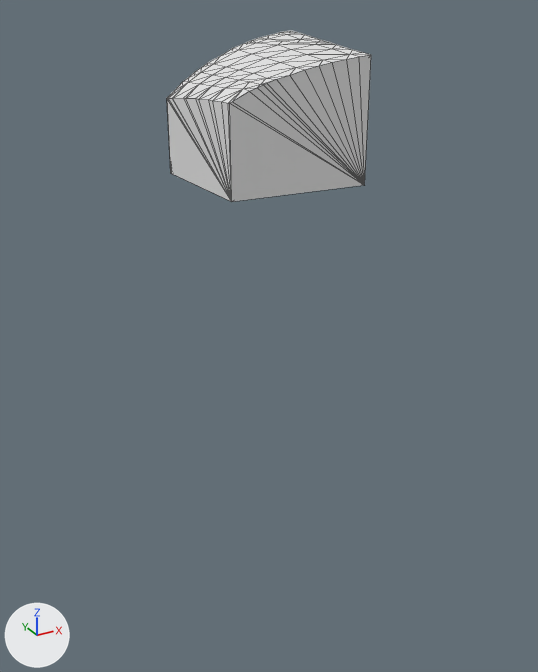
The glTF model assets/terrain/surface_pieces/surf_1_35.glb as it was, and as the next commit left it.
Before and after are seen from a 50 mm camera at (-115.0, -90.5, -24.5) aimed at (-102.0, -67.0, -36.3). The lights are fixed; the arrows at lower left show +X, +Y and +Z. The picture after the commit comes second. Mesh edges are drawn as thin lines. Where no turn or scale is listed for an object, it has been applied to the vertices.

Names of what the first picture shows: 'geometry_0'.
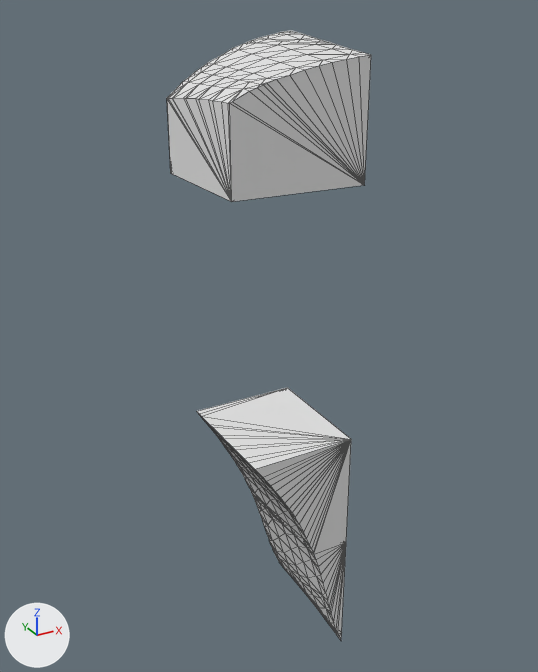
Where the change shows, as pixel boxes [x1, y1, x2, y2] in the pictures (538 x 672 px):
'layer_3', added
    after: [197, 388, 351, 554]
'layer_4', added
    after: [252, 494, 346, 634]
'layer_5', added
    after: [286, 571, 341, 640]

Diff of the bpy script that builds the scene:
```diff
--- a/assets/terrain/surface_pieces/surf_1_35.glb.py
+++ b/assets/terrain/surface_pieces/surf_1_35.glb.py
@@ me_layer_5 @@
+me_layer_5.from_pydata(...)  # 28 vertices, 52 faces; spans x -100.19..-100.0, y -70.0..-65.0, z -50.51..-50.0
@@ me_layer_4 @@
+me_layer_4.from_pydata(...)  # 94 vertices, 184 faces; spans x -101.85..-100.0, y -70.0..-65.0, z -50.0..-45.0
@@ me_layer_3 @@
+me_layer_3.from_pydata(...)  # 98 vertices, 192 faces; spans x -104.42..-100.0, y -70.0..-65.0, z -45.0..-40.0
@@ ob_layer_5 @@
+ob_layer_5 = bpy.data.objects.new('layer_5', me_layer_5)
+ob_layer_5.location = (0.0, 0.0, 0.0)
@@ ob_layer_4 @@
+ob_layer_4 = bpy.data.objects.new('layer_4', me_layer_4)
+ob_layer_4.location = (0.0, 0.0, 0.0)
@@ ob_layer_3 @@
+ob_layer_3 = bpy.data.objects.new('layer_3', me_layer_3)
+ob_layer_3.location = (0.0, 0.0, 0.0)
```
